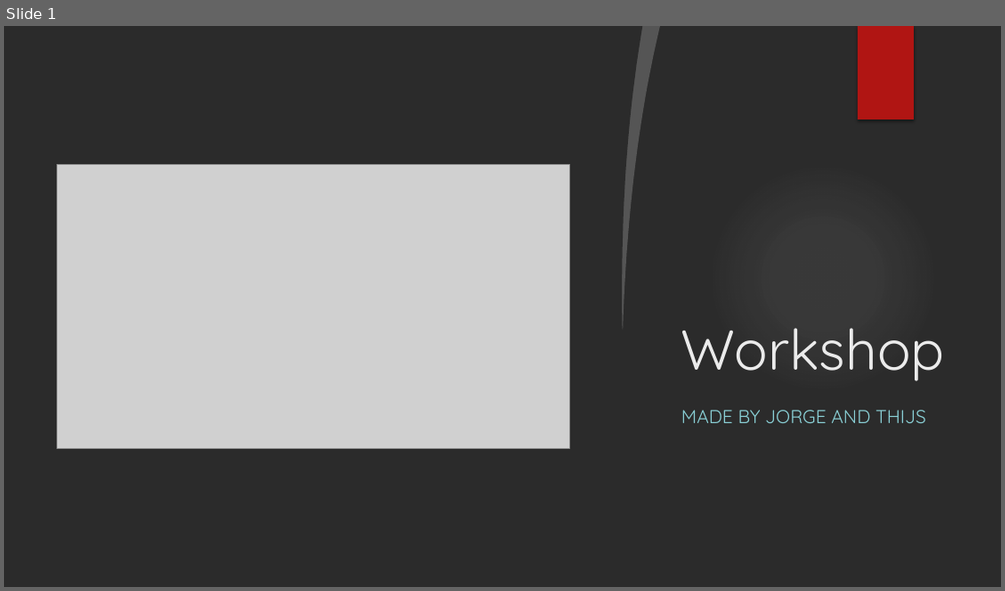
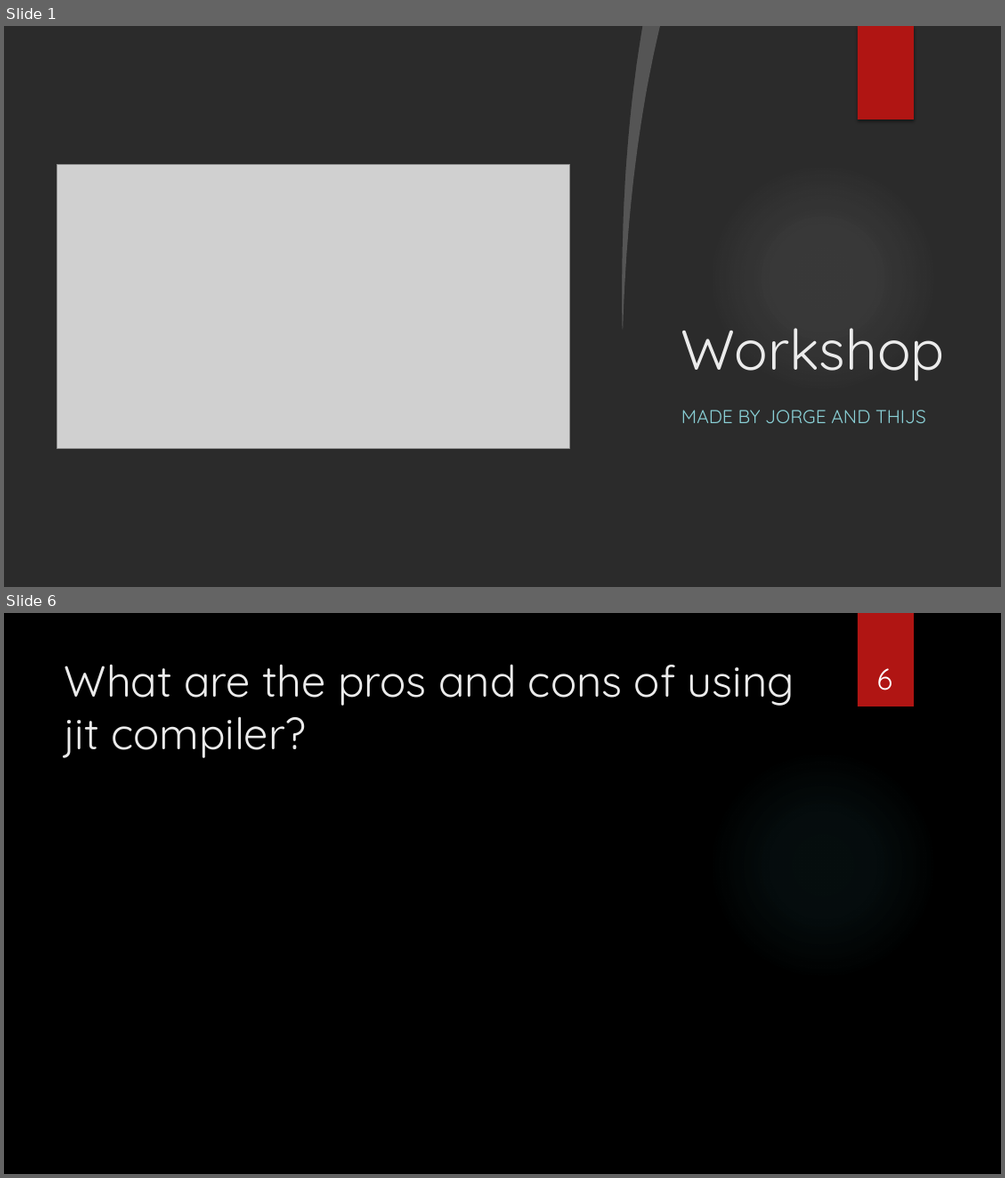
Before and after one commit to sebivenlo/esd-2024-jit-compiler, a slide deck: documents/presentation/presentation jit compiler.pptx. Shown one above the other, each under a label of ours: slide 1 before the commit, slides 1 and 6 after it; the slides between them are not shown. The pictures are 1005x591 and 1005x1178 pixels, drawn with LibreOffice and Linux fonts; fonts in the diff are those of the drawing; grey boxes stand for pictures; background and template pictures are left out; a plain dark background stands for a picture behind light text. Boxes give left, top, right and bottom in pixels: in the first picture for what was removed or moved away, otherwise in the second. Text is boxed around its words. In the diff, an @@ line names an element or a change of style, - is before the commit and + after.

```diff
--- a/documents/presentation/presentation jit compiler.pptx
+++ b/documents/presentation/presentation jit compiler.pptx
@@ slide 6 added at [4, 613, 1001, 1174], background picture (left out) @@
@@ rectangle added at [858, 613, 914, 706], fill #B01513 @@
@@ title added at [65, 664, 794, 758], 42 pt, text #EBEBEB @@
+What are the pros and cons of using jit compiler?
@@ page number added at [877, 668, 893, 690], 28 pt, text #FFFFFF @@
+6
@@ ellipse added at [708, 750, 938, 981], fill gradient #50B9C1 @@
```
Also in this commit, not shown: 7 other slides added, 1 slide removed, 4 other files.
